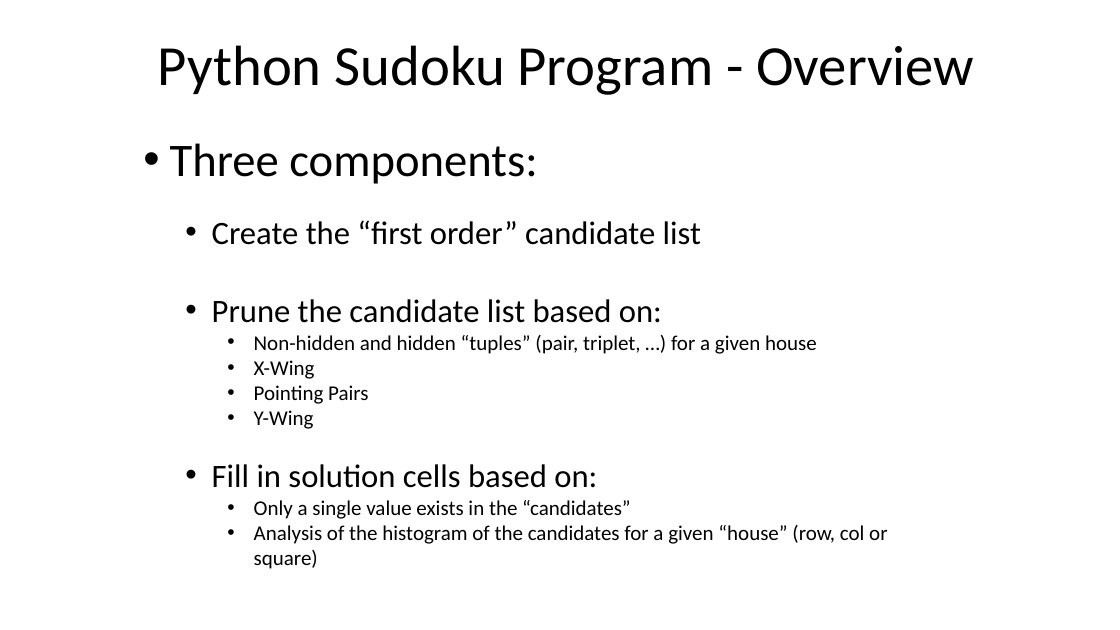
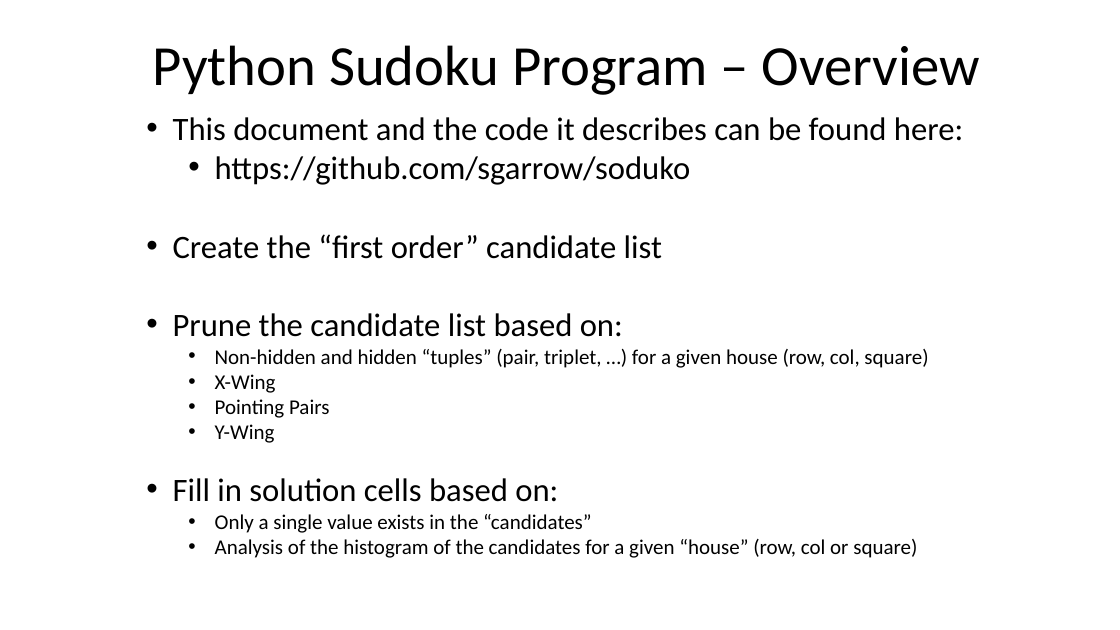
Before and after one commit to sgarrow/soduko, a slide deck: slide 1 of docs/prunning.pptx. Drawn at 1120x630 pixels with LibreOffice and Linux fonts; fonts in the diff are those of the drawing. Boxes give left, top, right and bottom in pixels: in the first picture for what was removed or moved away, otherwise in the second. Text is boxed around its words. In the diff, an @@ line names an element or a change of style, - is before the commit and + after.

```diff
--- a/docs/prunning.pptx
+++ b/docs/prunning.pptx
@@ title at (152, 45, 980, 95): text changed @@
-Python Sudoku Program - Overview
+Python Sudoku Program – Overview
@@ text "This document and the code ...": place and size @@
-text "This document and the code ..." at (170, 143, 887, 569)
+text "This document and the code ..." at (173, 117, 963, 558)
@@ text at (173, 117, 963, 185): text changed; size 40 to 28 pt @@
-• Three components:
+  • This document and the code it describes can be found here:
+    • https://github.com/sgarrow/soduko
@@ text at (215, 349, 928, 368): text changed @@
-    • Non-hidden and hidden “tuples” (pair, triplet, …) for a given house
+    • Non-hidden and hidden “tuples” (pair, triplet, …) for a given house (row, col, square)
```
Also in this commit, not shown: 1 other slide changed, 1 slide added, 4 other files.
